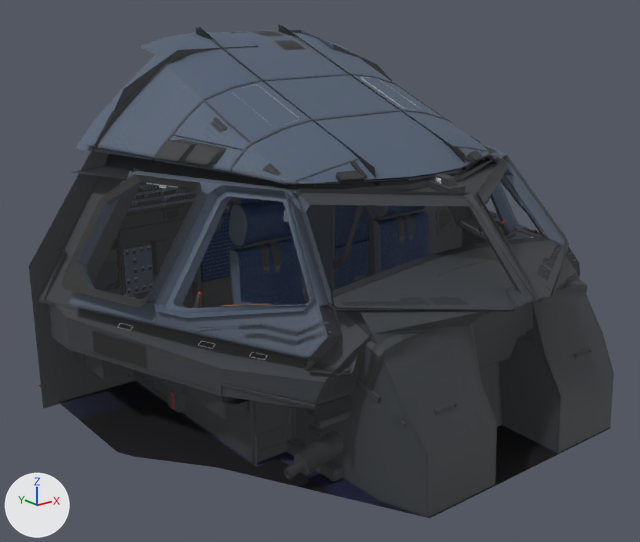
Renders of the glTF model a320neo-cfm/interior.gltf from each side of a commit.
One viewpoint serves both versions: a camera (50 mm lens) standing at (-3.34, -19.9, 2.55) and looking at (-0.26, -16.06, 1.02). The lights are fixed; the arrows at lower left show +X, +Y and +Z. The older version comes first. Vertices at exactly the same position are counted once.

The first picture shows 'Interior'.
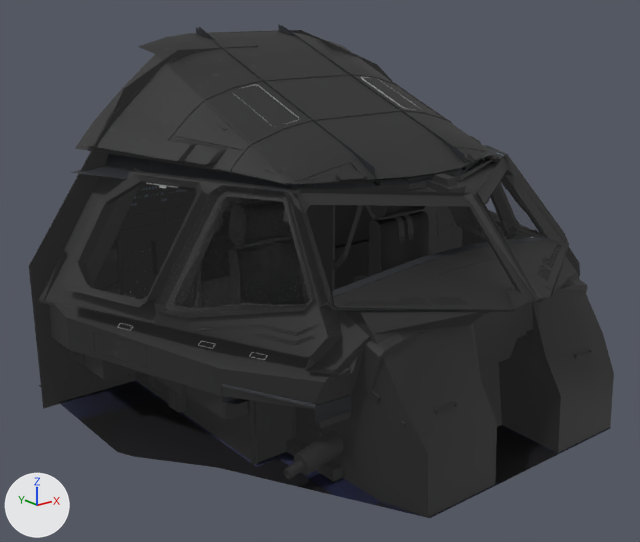
Where the newer file only moved an object's origin or applied its transform, the numbers keep the older frame.

Location of each change, [x1, y1, x2, y2] in pixels of the pictures (640 x 542 px; the box of a moved part takes in the faces that stretch with it):
'Interior', surface changed (darker): [31, 28, 614, 518] in both
part 1 of me_interior, moved or reshaped (mostly hidden): before [61, 109, 573, 474]; after [111, 109, 573, 474]

What changed in the scene script:
```text
Change mat_screen_mfd_fd_glare_25:
    where n4 = _N.new('ShaderNodeTexImage'); n4.name = 'Image Texture'
    n4.image: img_1_png -> img_1_webp
Change mat_black001_26:
    where n4 = _N.new('ShaderNodeTexImage'); n4.name = 'Image Texture'
    n4.image: img_3_png -> img_3_webp
Change mat_carpet001_27:
    mat_carpet001_27.texture: img_4_jpg -> img_4_webp
Change mat_cpit_5013_28:
    mat_cpit_5013_28.texture: img_5_jpg -> img_5_webp
Change mat_pedestal007_30:
    mat_pedestal007_30.texture: img_6_jpg -> img_6_webp
Change mat_dcduscreen_31:
    where n2 = _N.new('ShaderNodeTexImage'); n2.name = 'Image Texture'
    n2.image: img_3_png -> img_3_webp
    where n5 = _N.new('ShaderNodeTexImage'); n5.name = 'Image Texture.001'
    n5.image: img_3_png -> img_3_webp
Change mat_screen_mfd_cpit_5013_32:
    mat_screen_mfd_cpit_5013_32.texture: img_2_jpg -> img_2_webp
Change mat_screen_eicas_fd_glare_33:
    where n4 = _N.new('ShaderNodeTexImage'); n4.name = 'Image Texture'
    n4.image: img_1_png -> img_1_webp
Change mat_screen_eicas_fd_buttons_34:
    mat_screen_eicas_fd_buttons_34.texture: img_0_jpg -> img_0_webp
Change mat_screen_eicas_ecam_trans001_35:
    where n4 = _N.new('ShaderNodeTexImage'); n4.name = 'Image Texture'
    n4.image: img_7_png -> img_7_webp
Change mat_screen_eicas_fd_knobs_36:
    mat_screen_eicas_fd_knobs_36.texture: img_0_jpg -> img_0_webp
Change mat_glaredcdu_37:
    mat_glaredcdu_37.texture: img_8_jpg -> img_8_webp
Change mat_leather_38:
    mat_leather_38.texture: img_9_jpg -> img_9_webp
Change mat_rear_breakers003_39:
    mat_rear_breakers003_39.texture: img_10_jpg -> img_10_webp
Change mat_cpit_5013_41:
    mat_cpit_5013_41.texture: img_2_jpg -> img_2_webp
Change mat_mcdu_glare_42:
    where n2 = _N.new('ShaderNodeTexImage'); n2.name = 'Image Texture'
    n2.image: img_11_png -> img_3_webp
    where n5 = _N.new('ShaderNodeTexImage'); n5.name = 'Image Texture.001'
    n5.image: img_11_png -> img_3_webp
Change mat_fabic000_43:
    where n4 = _N.new('ShaderNodeTexImage'); n4.name = 'Image Texture'
    n4.image: img_1_png -> img_1_webp
Change mat_pedestal007_44:
    mat_pedestal007_44.texture: img_12_jpg -> img_12_webp
Change mat_screen_pfd_fd_knobs_45:
    mat_screen_pfd_fd_knobs_45.texture: img_0_jpg -> img_0_webp
Change mat_screen_pfd_fd_glare_46:
    where n4 = _N.new('ShaderNodeTexImage'); n4.name = 'Image Texture'
    n4.image: img_1_png -> img_1_webp
Change mat_glass_glass002_48:
    where n3 = _N.new('ShaderNodeTexImage'); n3.name = 'Image Texture'
    n3.image: img_1_png -> img_1_webp
Change mat_radio_emit001_49:
    where n2 = _N.new('ShaderNodeTexImage'); n2.name = 'Image Texture'
    n2.image: img_13_jpg -> img_13_webp
    where n3 = _N.new('ShaderNodeTexImage'); n3.name = 'Image Texture.001'
    n3.image: img_13_jpg -> img_13_webp
Change mat_fabic000_50:
    mat_fabic000_50.texture: img_14_jpg -> img_14_webp
Change mat_visor_52:
    where n2 = _N.new('ShaderNodeTexImage'); n2.name = 'Image Texture'
    n2.image: img_1_png -> img_1_webp
    where n5 = _N.new('ShaderNodeTexImage'); n5.name = 'Image Texture.001'
    n5.image: img_1_png -> img_1_webp
Change mat_checklist000_53:
    mat_checklist000_53.texture: img_15_jpg -> img_15_webp
Change mat_glass_glass002_54:
    where n3 = _N.new('ShaderNodeTexImage'); n3.name = 'Image Texture'
    n3.image: img_1_png -> img_1_webp
Change mat_screen_pfd_buttonlights003_55:
    where n4 = _N.new('ShaderNodeTexImage'); n4.name = 'Image Texture'
    n4.image: img_11_png -> img_3_webp
Change mat_screen_nd_buttonlights003_56:
    where n4 = _N.new('ShaderNodeTexImage'); n4.name = 'Image Texture'
    n4.image: img_11_png -> img_3_webp
Change mat_screen_eicas_buttonlights003_57:
    where n4 = _N.new('ShaderNodeTexImage'); n4.name = 'Image Texture'
    n4.image: img_11_png -> img_3_webp
Change mat_screen_eicas_buttonlights003_58:
    where n4 = _N.new('ShaderNodeTexImage'); n4.name = 'Image Texture'
    n4.image: img_11_png -> img_3_webp
Change mat_screen_mfd_buttonlights_59:
    where n4 = _N.new('ShaderNodeTexImage'); n4.name = 'Image Texture'
    n4.image: img_11_png -> img_3_webp
Change me_interior:
    remove me_interior.from_pydata(...)  # 242152 vertices, 423487 faces; spans x -1.65..1.61, y -17.43..-14.86, z 0.23..2.36
    add me_interior.from_pydata(...)  # 241215 vertices, 422218 faces; spans x -1.65..1.61, y -17.43..-14.86, z 0.23..2.36
    me_interior part 1: 18656 vertices moved within x -1.45..1.45, y -17.24..-14.91, z 0.29..2.14; 3094 vertices removed from x -1.51..1.43, y -17.28..-14.91, z 0.25..2.27; 2157 vertices added at x -1.49..1.43, y -17.28..-14.9, z 0.25..2.28
    other edits to the shape of me_interior do not show in these pictures
```
